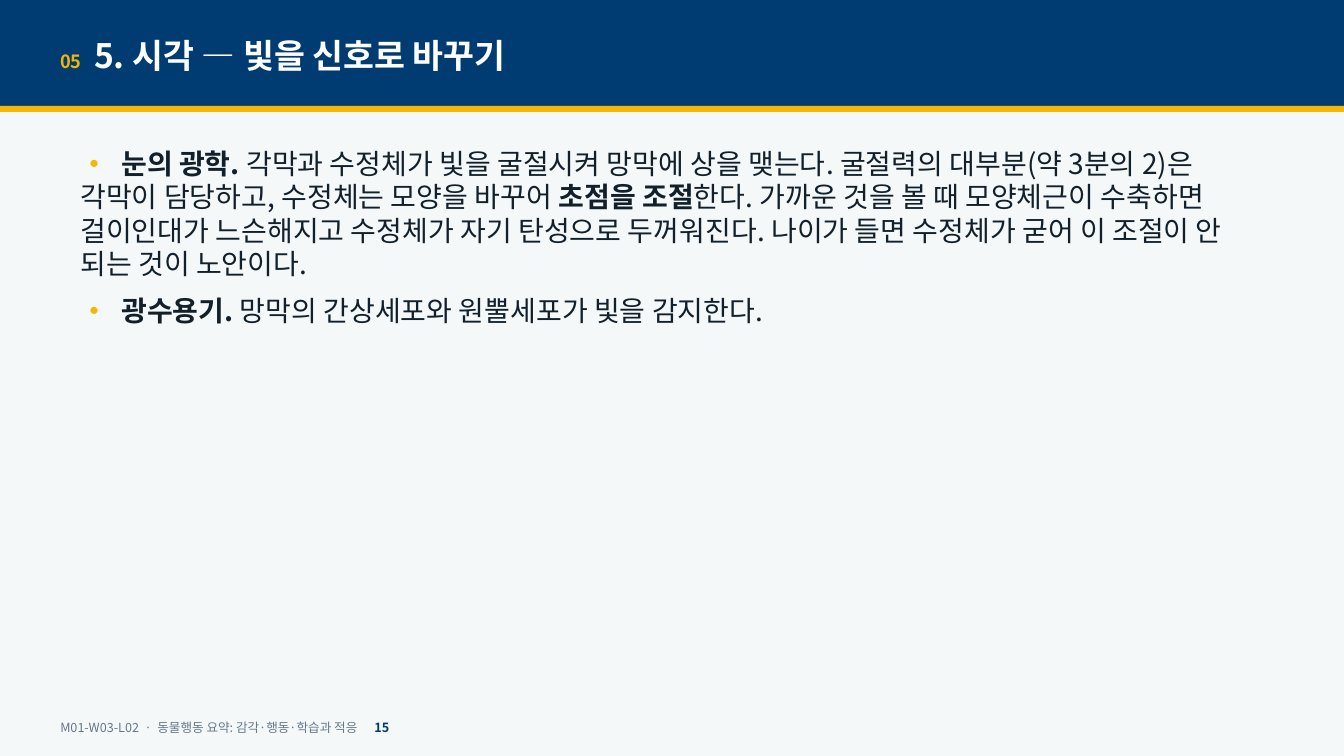
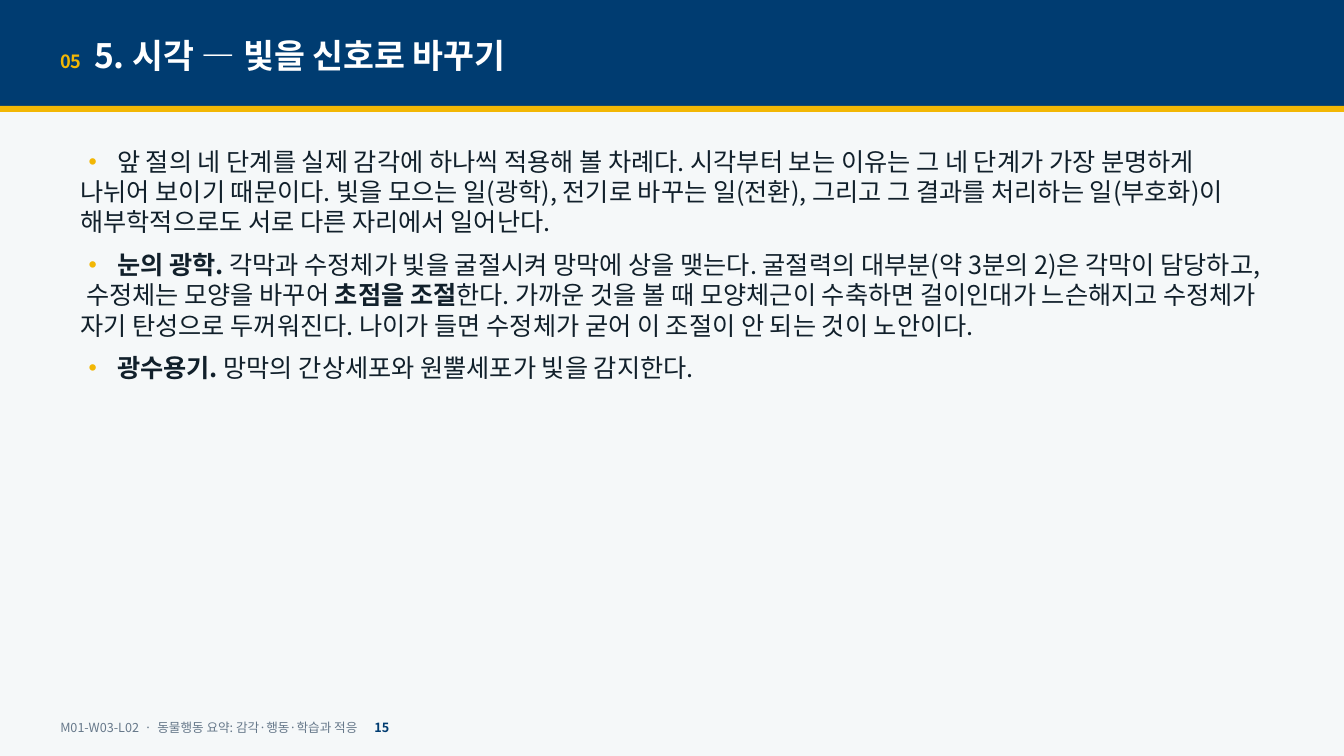
Before and after one commit to hoperiasd2/hoperiasd2.github.io, a slide deck: slide 15 of curriculum/M01/W03/L02/slides.pptx. Drawn at 1344x756 pixels with LibreOffice and Linux fonts; fonts in the diff are those of the drawing. Boxes give left, top, right and bottom in pixels: in the first picture for what was removed or moved away, otherwise in the second. Text is boxed around its words. In the diff, an @@ line names an element or a change of style, - is before the commit and + after.

```diff
--- a/curriculum/M01/W03/L02/slides.pptx
+++ b/curriculum/M01/W03/L02/slides.pptx
@@ text at (80, 150, 1223, 233): paragraph added @@
+• 앞 절의 네 단계를 실제 감각에 하나씩 적용해 볼 차례다. 시각부터 보는 이유는 그 네 단계가 가장 분명하게 나뉘어 보이기 때문이다. 빛을 모으는 일(광학), 전기로 바꾸는 일(전환), 그리고 그 결과를 처리하는 일(부호화)이 해부학적으로도 서로 다른 자리에서 일어난다.
@@ text at (80, 252, 1261, 380): size 20 to 18 pt in "• 눈의 광학. 각막과 수정체가 빛을 굴절시켜 ...", "• 광수용기. 망막의 간상세포와 원뿔세포가 빛을 감지한다." @@
```
Also in this commit, not shown: 6 other slides changed, 21 other files.
